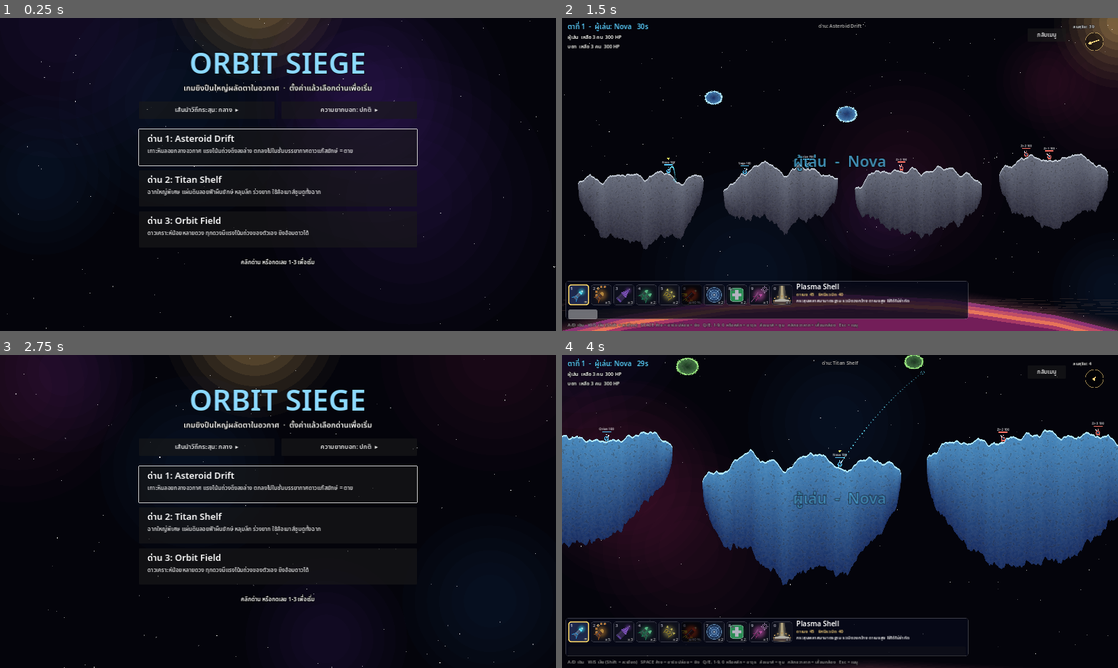
Above: before the commit, frames 1-4 (two rows, left to right).
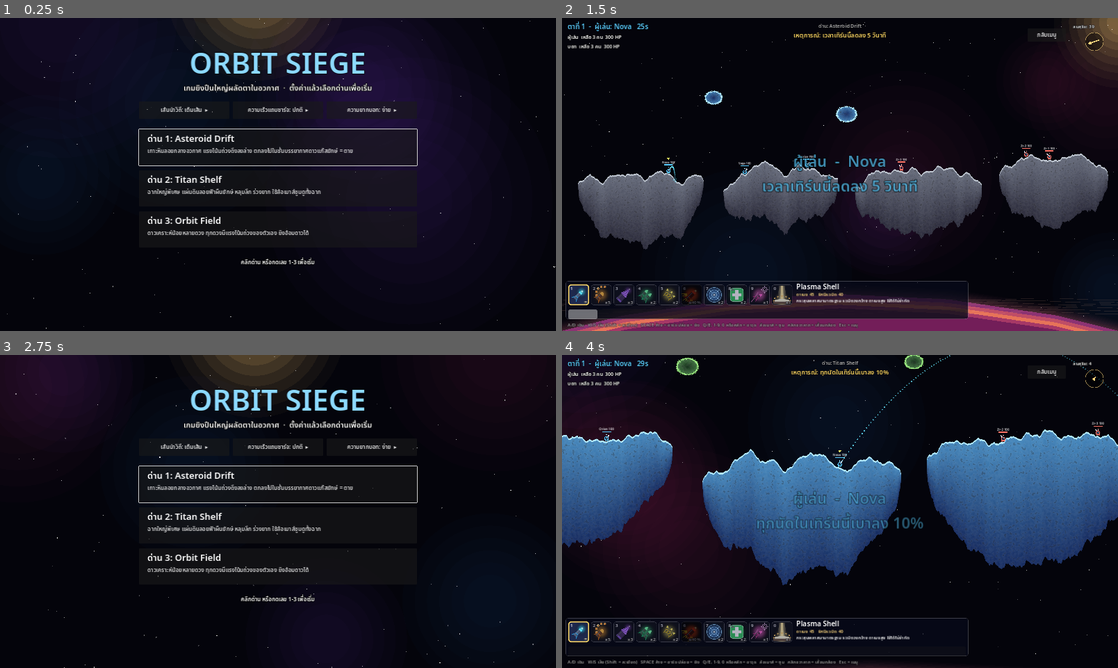
Above: after the commit, the same moments.

Repository: Pid924/OrbitSiege
Game: Godot game, scene res://scenes/menu.tscn
Two runs of this game, one before a commit and one after it. Both use one fixed random seed, a clock stepped at 60 frames per second and the inputs below.
Inputs (mouse positions are in pixels of both pictures, inside the frame that each line leads up to):
- Up to frame 1 (0.25 s): no input
- Up to frame 2 (1.5 s): click "ด่าน 1: Asteroid Drift" at 0.5 s; tap Enter at 1.25 s; move the mouse to (962, 158) at 1.27 s; hold D from 1.28 s (still down); hold Space from 1.28 s (still down); click (962, 158) at 1.42 s
- Up to frame 3 (2.75 s): release D at 2 s; release Space at 2 s; click "กลับเมนู" at 2 s
- Up to frame 4 (4 s): click "ด่าน 2: Titan Shelf" at 2.75 s; drag from (728, 527) to (812, 574) at 3.52 s

The runs differ from the first frame. In frame 1, 0.4% of the frame differs, in the area x 28-72%, y 28-31%; in frame 2, 0.9%, in the area x 13-64%, y 1-56%; in frame 3, 0.4%; in frame 4, 0.8%.

Commit message:
Add supply crates, turn events, charge speed option; new defaults
- Menu: charge bar speed option; defaults are full aim guide and easy bot
- Supply crate parachutes in each time every living unit has had a turn:
  heal, +1 random special weapon, or +25% damage on the team's next shot
- 40% chance per turn of an event: damage +/-10%, turn time -/+5s, blasts +10%
- Rebuild web export

Co-Authored-By: Claude Opus 5.5 <noreply@anthropic.com>
Claude-Session: https://claude.ai/code/session_01Lo9zaQgDYn7BjieRUw61Dn

Diff:
--- a/scripts/controllers/player_controller.gd
+++ b/scripts/controllers/player_controller.gd
@@ -2,10 +2,10 @@
 ## Local human input. Converts keys into match commands; never touches units directly.
 
 const Weapons := preload("res://scripts/sim/weapons.gd")
+const GameSettings := preload("res://scripts/game/game_settings.gd")
 
 const AIM_SPEED := 1.4
 const FINE_AIM_SPEED := 0.3
-const CHARGE_TIME := 2.6
 
 var game
 var team := 0
@@ -53,7 +53,7 @@
 
 	if Input.is_physical_key_pressed(KEY_SPACE):
 		charging = true
-		charge = minf(1.0, charge + delta / CHARGE_TIME)
+		charge = minf(1.0, charge + delta / GameSettings.CHARGE_OPTIONS[GameSettings.charge_speed][1])
 		game.submit_command({"type": "charge", "team": team, "value": charge})
 	elif charging:
 		charging = false
--- /dev/null
+++ b/scripts/game/crate.gd
@@ -0,0 +1,64 @@
+extends Node2D
+## Supply crate that drifts down under a parachute and waits to be picked up.
+## Contents are rolled by the match when it is dropped; the crate only falls and draws.
+
+const FALL_SCALE := 0.35
+const MAX_FALL_SPEED := 110.0
+const PICKUP_RADIUS := 24.0
+
+var kind := "heal"  # heal | ammo | power
+var landed := false
+var gone := false
+var velocity := Vector2.ZERO
+var physics
+var terrain
+var _time := 0.0
+
+
+func setup(pos: Vector2, crate_kind: String, physics_ref, terrain_ref) -> void:
+	position = pos
+	kind = crate_kind
+	physics = physics_ref
+	terrain = terrain_ref
+
+
+func tick(dt: float) -> void:
+	if gone:
+		return
+	var down: Vector2 = -physics.up_at(position)
+	if landed:
+		if not terrain.is_solid(position + down * 2.0):
+			landed = false  # ground blown away underneath
+		return
+	velocity += physics.gravity_at(position) * FALL_SCALE * dt
+	velocity = velocity.limit_length(MAX_FALL_SPEED)
+	var next: Vector2 = position + velocity * dt
+	if terrain.is_solid(next + down):
+		landed = true
+		velocity = Vector2.ZERO
+		return
+	position = next
+	if not physics.bounds.has_point(position):
+		gone = true
+
+
+func _process(delta: float) -> void:
+	_time += delta
+	queue_redraw()
+
+
+func _draw() -> void:
+	var up: Vector2 = physics.up_at(position)
+	draw_set_transform(Vector2.ZERO, up.angle() + PI / 2.0)
+	if not landed:
+		# Parachute canopy and lines.
+		var sway := sin(_time * 2.0) * 4.0
+		draw_arc(Vector2(sway, -40), 22.0, PI, TAU, 16, Color(1, 0.6, 0.3), 6.0)
+		for x in [-20.0, 0.0, 20.0]:
+			draw_line(Vector2(sway + x, -40), Vector2(x * 0.4, -18), Color(1, 1, 1, 0.6), 1.0)
+	var body := Rect2(-12, -22, 24, 22)
+	draw_rect(body, Color(0.55, 0.42, 0.25))
+	draw_rect(body, Color(0.95, 0.8, 0.45), false, 2.0)
+	draw_line(Vector2(-12, -11), Vector2(12, -11), Color(0.95, 0.8, 0.45), 2.0)
+	var glow := 0.6 + 0.4 * sin(_time * 4.0)
+	draw_string(ThemeDB.fallback_font, Vector2(-5, -6), "?", HORIZONTAL_ALIGNMENT_LEFT, -1, 14, Color(1, 1, 0.7, glow))
--- a/scripts/game/game_settings.gd
+++ b/scripts/game/game_settings.gd
@@ -24,9 +24,12 @@
 
 ## How much of the predicted flight path the human player sees, in seconds of flight.
 const GUIDE_OPTIONS := [["ปิด", 0.0], ["สั้น", 0.35], ["กลาง", 0.9], ["ยาว", 2.0], ["เต็มเส้น", 12.0]]
+## [label, seconds to fill the charge bar] for the human player.
+const CHARGE_OPTIONS := [["เร็ว", 1.6], ["ปกติ", 2.6], ["ช้า", 3.6], ["ช้ามาก", 5.0]]
 ## [label, aim error (deg), power error]
 const BOT_LEVELS := [["ง่าย", 3.0, 0.03], ["ปกติ", 0.8, 0.01], ["ยาก", 0.25, 0.004]]
 
 static var stage := "drift"
-static var guide := 2
-static var bot_level := 1
+static var guide := 4  # full line
+static var bot_level := 0  # easy
+static var charge_speed := 1
--- a/scripts/game/match.gd
+++ b/scripts/game/match.gd
@@ -20,6 +20,7 @@
 const AimGuide := preload("res://scripts/game/aim_guide.gd")
 const CameraRig := preload("res://scripts/game/camera_rig.gd")
 const SkyBeam := preload("res://scripts/game/sky_beam.gd")
+const Crate := preload("res://scripts/game/crate.gd")
 
 enum Phase { AIMING, FLYING, SETTLING, GAME_OVER }
 
@@ -30,6 +31,19 @@
 const ABYSS_MARGIN := 70.0  # island stages: below world height minus this, a unit is lost in the gas giant
 const REFIRE_DELAY := 0.35
 const MAX_WIND := 55.0
+const MAX_CRATES := 4
+const CRATE_HEAL := 35
+const POWER_BONUS := 0.25
+const EVENT_CHANCE := 0.4
+## Turn events: [id, banner text]. Effects are applied in _start_turn / on_detonation.
+const EVENTS := [
+	["dmg_up", "ทุกนัดในเทิร์นนี้แรงขึ้น 10%"],
+	["dmg_down", "ทุกนัดในเทิร์นนี้เบาลง 10%"],
+	["time_down", "เวลาเทิร์นนี้ลดลง 5 วินาที"],
+	["time_up", "เวลาเทิร์นนี้เพิ่มขึ้น 5 วินาที"],
+	["blast_up", "ระเบิดเทิร์นนี้กว้างขึ้น 10%"],
+]
+const AMMO_LOOT := ["cluster", "driller", "double", "triple", "snare", "mender", "seeker", "sky"]
 const TEAM_COLORS := [Color(0.35, 0.8, 1.0), Color(1.0, 0.45, 0.4)]
 const TEAM_NAMES := ["ผู้เล่น", "บอท"]
 const UNIT_NAMES := [["Nova", "Orion", "Vega"], ["Zr-1", "Zr-2", "Zr-3"]]
@@ -57,6 +71,12 @@
 var shots_left := 0
 var refire_timer := 0.0
 var last_shot := {}
+var crates: Array = []
+var turns_since_drop := 0
+var turn_event := ""  # id from EVENTS, or "" for a normal turn
+var team_power := [false, false]  # next shot gets POWER_BONUS from a crate
+var shot_dmg_mult := 1.0
+var shot_radius_mult := 1.0
 var pending_strikes: Array = []  # {"pos", "axis", "weapon", "time"} for sky beams on their way down
 var last_power := {}  # unit_id -> power of that unit's previous shot, for the aim guide
 var active_unit = null
@@ -303,6 +323,15 @@
 	last_power[active_unit.unit_id] = power
 	last_shot = {"angle": angle, "power": power, "weapon": weapon}
 	shots_left = int(w.get("shots", 1)) - 1
+	shot_dmg_mult = 1.0
+	if turn_event == "dmg_up":
+		shot_dmg_mult *= 1.1
+	elif turn_event == "dmg_down":
+		shot_dmg_mult *= 0.9
+	if team_power[current_team]:
+		team_power[current_team] = false
+		shot_dmg_mult *= 1.0 + POWER_BONUS
+	shot_radius_mult = 1.1 if turn_event == "blast_up" else 1.0
 	_launch(last_shot)
 	# Special weapons are one-off picks: the next turn starts back on weapon 1.
 	team_weapon[current_team] = 0
@@ -336,6 +365,7 @@
 		_apply_command(command_queue.pop_front())
 	for u in units:
 		u.tick(delta)
+	_tick_crates(delta)
 	match phase:
 		Phase.AIMING:
 			turn_time_left -= delta
@@ -439,7 +469,7 @@
 	if w.has("strike_width"):
 		_call_sky_strike(pos, weapon_id)
 		return
-	var radius: float = w.radius
+	var radius: float = w.radius * shot_radius_mult
 	var shooter_team: int = current_team
 	if radius > 0.0:
 		terrain.carve(pos, radius)
@@ -460,7 +490,7 @@
 				_float_text(c + Vector2(0, -30), "+%d" % healed, Color(0.5, 1.0, 0.55))
 			continue
 		var f := 1.0 - d / reach
-		var dmg := int(round(w.damage * f))
+		var dmg := int(round(w.damage * f * shot_dmg_mult))
 		if dmg <= 0:
 			continue
 		u.take_damage(dmg)
@@ -495,10 +525,10 @@
 
 ## The beam hits a strip `strike_width` wide on each side, along the local "up" axis.
 func _sky_strike(pos: Vector2, axis: Vector2, w: Dictionary) -> void:
-	var width: float = w.strike_width
+	var width: float = w.strike_width * shot_radius_mult
 	var perp := Vector2(-axis.y, axis.x)
 	for k in range(-2, 3):
-		terrain.carve(pos + perp * (k * width * 0.4) - axis * 10.0, w.strike_carve)
+		terrain.carve(pos + perp * (k * width * 0.4) - axis * 10.0, w.strike_carve * shot_radius_mult)
 	for u in units:
 		if not u.alive:
 			continue
@@ -506,10 +536,61 @@
 		var across := absf(rel.dot(perp))
 		if across >= width or rel.dot(axis) < -90.0:
 			continue
-		var dmg := int(round(w.damage * (1.0 - 0.6 * across / width)))
+		var dmg := int(round(w.damage * (1.0 - 0.6 * across / width) * shot_dmg_mult))
 		u.take_damage(dmg)
 		_float_text(u.body_center() + Vector2(0, -30), "-%d" % dmg, Color(1, 0.9, 0.5))
 	camera.shake = maxf(camera.shake, 22.0)
+
+
+# --- Supply crates --------------------------------------------------------
+
+func _drop_crate() -> void:
+	crates = crates.filter(func(c): return not c.gone)
+	if crates.size() >= MAX_CRATES:
+		return
+	var kinds := ["heal", "ammo", "power"]
+	var kind: String = kinds[rng.randi() % kinds.size()]
+	var pos: Vector2
+	if physics.planets.is_empty():
+		pos = Vector2(rng.randf_range(80.0, world_size.x - 80.0), -60.0)
+	else:
+		var p: Dictionary = physics.planets[rng.randi() % physics.planets.size()]
+		pos = p.center + Vector2.from_angle(rng.randf() * TAU) * (p.radius + 260.0)
+	var crate := Crate.new()
+	crate.setup(pos, kind, physics, terrain)
+	add_child(crate)
+	crates.append(crate)
+	_float_text(pos.clamp(Vector2(60, 60), world_size - Vector2(60, 60)), "กล่องเสบียงกำลังตก!", Color(1, 0.85, 0.5))
+
+
+func _tick_crates(delta: float) -> void:
+	for crate in crates.duplicate():
+		crate.tick(delta)
+		if crate.gone:
+			crates.erase(crate)
+			crate.queue_free()
+			continue
+		for u in units:
+			if u.alive and u.body_center().distance_to(crate.position + Vector2(0, -10)) < Crate.PICKUP_RADIUS + 10.0:
+				_collect(crate, u)
+				break
+
+
+func _collect(crate, unit) -> void:
+	var text := ""
+	match crate.kind:
+		"heal":
+			text = "+%d HP" % unit.heal(CRATE_HEAL)
+		"ammo":
+			var id: String = AMMO_LOOT[rng.randi() % AMMO_LOOT.size()]
+			team_ammo[unit.team][id] = team_ammo[unit.team].get(id, 0) + 1
+			text = "+1 %s" % Weapons.get_def(id).name
+		"power":
+			team_power[unit.team] = true
+			text = "นัดถัดไปแรงขึ้น %d%%" % int(POWER_BONUS * 100)
+	_float_text(unit.body_center() + Vector2(0, -50), text, Color(0.6, 1.0, 0.6))
+	crates.erase(crate)
+	crate.queue_free()
 
 
 func _on_unit_fell(unit) -> void:
@@ -562,16 +643,29 @@
 			team_cursor[current_team] = idx + 1
 			break
 	physics.wind = Vector2.from_angle(rng.randf() * TAU) * rng.randf_range(0.0, MAX_WIND)
+	# A crate drops each time every living unit has had a turn.
+	turns_since_drop += 1
+	if turns_since_drop > alive_count(0) + alive_count(1):
+		turns_since_drop = 1
+		_drop_crate()
+	turn_event = EVENTS[rng.randi() % EVENTS.size()][0] if rng.randf() < EVENT_CHANCE else ""
 	active_unit.is_active = true
 	if not weapon_available(current_team, current_weapon_id()):
 		team_weapon[current_team] = 0
 	shots_left = 0
 	refire_timer = 0.0
 	camera.follow(active_unit.position, true)
-	turn_time_left = TURN_TIME
+	turn_time_left = TURN_TIME + (-5.0 if turn_event == "time_down" else (5.0 if turn_event == "time_up" else 0.0))
 	command_queue.clear()
 	phase = Phase.AIMING
 	controllers[current_team].begin_turn(active_unit)
 	if autoplay:
 		print("turn %d team %d %s hp=%d/%d" % [turn_number, current_team, active_unit.unit_name, alive_count(0), alive_count(1)])
 	turn_started.emit(current_team, active_unit)
+
+
+func event_text() -> String:
+	for e in EVENTS:
+		if e[0] == turn_event:
+			return e[1]
+	return ""
--- a/scripts/ui/hud.gd
+++ b/scripts/ui/hud.gd
@@ -12,6 +12,7 @@
 var info: Label
 var teams_label: Label
 var stage_label: Label
+var event_label: Label
 var help: Label
 var banner: Label
 var power_bar: ProgressBar
@@ -55,6 +56,10 @@
 	stage_label.size = Vector2(320, 20)
 	stage_label.horizontal_alignment = HORIZONTAL_ALIGNMENT_CENTER
 	stage_label.modulate = Color(1, 1, 1, 0.7)
+	event_label = _label(Vector2(500, 36), 18)
+	event_label.size = Vector2(600, 26)
+	event_label.horizontal_alignment = HORIZONTAL_ALIGNMENT_CENTER
+	event_label.add_theme_color_override("font_color", Color(1, 0.85, 0.4))
 	help = _label(Vector2(16, 872), 13)
 	help.modulate = Color(1, 1, 1, 0.6)
 	help.text = "A/D เดิน   W/S เล็ง (Shift = ละเอียด)   SPACE ค้าง = ชาร์จ ปล่อย = ยิง   Q/E, 1-9, 0 หรือคลิก = อาวุธ   ล้อเมาส์ = ซูม   คลิกขวาลาก = เลื่อนกล้อง   Esc = เมนู"
@@ -78,7 +83,7 @@
 
 	banner = Label.new()
 	banner.position = Vector2(0, 380)
-	banner.size = Vector2(1600, 80)
+	banner.size = Vector2(1600, 130)
 	banner.horizontal_alignment = HORIZONTAL_ALIGNMENT_CENTER
 	banner.add_theme_font_size_override("font_size", 44)
 	banner.add_theme_color_override("font_outline_color", Color.BLACK)
@@ -202,7 +207,10 @@
 		for unit in game.units:
 			if unit.team == team:
 				hp += unit.hp
-		lines.append("%s  เหลือ %d คน  %d HP" % [game.TEAM_NAMES[team], game.alive_count(team), hp])
+		var line := "%s  เหลือ %d คน  %d HP" % [game.TEAM_NAMES[team], game.alive_count(team), hp]
+		if game.team_power[team]:
+			line += "   ⚡ นัดถัดไปแรงขึ้น"
+		lines.append(line)
 	teams_label.text = "\n".join(lines)
 	wind_gauge.wind = game.physics.wind
 	wind_gauge.queue_redraw()
@@ -249,6 +257,10 @@
 
 func _on_turn_started(team: int, unit) -> void:
 	banner.text = "%s  -  %s" % [game.TEAM_NAMES[team], unit.unit_name]
+	var ev: String = game.event_text()
+	event_label.text = "เหตุการณ์: " + ev if ev != "" else ""
+	if ev != "":
+		banner.text += "\n" + ev
 	banner.modulate = Color(game.TEAM_COLORS[team], 1.0)
 	_banner_time = 1.6
 
--- a/scripts/ui/menu.gd
+++ b/scripts/ui/menu.gd
@@ -6,6 +6,7 @@
 
 var guide_button: Button
 var bot_button: Button
+var charge_button: Button
 
 
 func _ready() -> void:
@@ -28,7 +29,12 @@
 		GameSettings.guide = (GameSettings.guide + 1) % GameSettings.GUIDE_OPTIONS.size()
 		_refresh_options())
 	ui.add_child(guide_button)
-	bot_button = _option_button(Vector2(810, 240))
+	charge_button = _option_button(Vector2(670, 240))
+	charge_button.pressed.connect(func():
+		GameSettings.charge_speed = (GameSettings.charge_speed + 1) % GameSettings.CHARGE_OPTIONS.size()
+		_refresh_options())
+	ui.add_child(charge_button)
+	bot_button = _option_button(Vector2(940, 240))
 	bot_button.pressed.connect(func():
 		GameSettings.bot_level = (GameSettings.bot_level + 1) % GameSettings.BOT_LEVELS.size()
 		_refresh_options())
@@ -66,14 +72,15 @@
 func _option_button(pos: Vector2) -> Button:
 	var b := Button.new()
 	b.position = pos
-	b.size = Vector2(390, 50)
+	b.size = Vector2(260, 50)
 	b.focus_mode = Control.FOCUS_NONE
-	b.add_theme_font_size_override("font_size", 18)
+	b.add_theme_font_size_override("font_size", 16)
 	return b
 
 
 func _refresh_options() -> void:
-	guide_button.text = "เส้นนำวิถีกระสุน: %s  ▸" % GameSettings.GUIDE_OPTIONS[GameSettings.guide][0]
+	guide_button.text = "เส้นนำวิถี: %s  ▸" % GameSettings.GUIDE_OPTIONS[GameSettings.guide][0]
+	charge_button.text = "ความเร็วแถบชาร์จ: %s  ▸" % GameSettings.CHARGE_OPTIONS[GameSettings.charge_speed][0]
 	bot_button.text = "ความยากบอท: %s  ▸" % GameSettings.BOT_LEVELS[GameSettings.bot_level][0]
 
 
Not shown, changed: docs/index.pck
